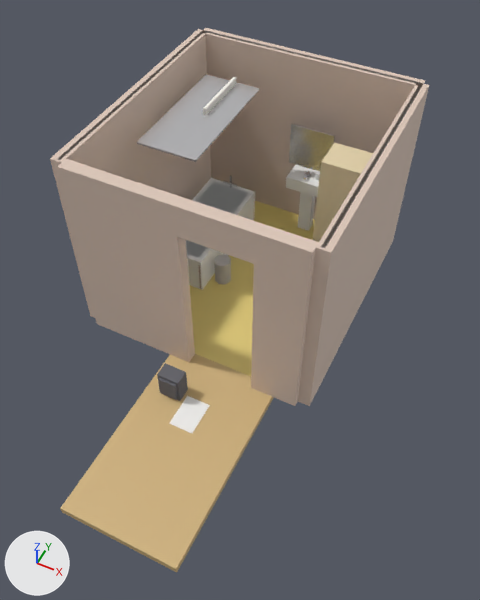
What one commit did to the Blender file blend/47333924.blend.
Both versions are drawn from a 50 mm camera at (2.73, -5.76, 6.65) aimed at (0.46, -1.21, 0.95). The lights are fixed; the arrows at lower left show +X, +Y and +Z. The first picture is the older version.

Objects in the first picture: 'Backpack_Body', 'Backpack_Front', 'Cabinet_Body', 'Cabinet_Top', 'Curtain_Rail', 'Floor', 'Hall_Floor', 'Mirror_Frame', 'Movie_Poster', 'Sink_Basin', 'Sink_Faucet_Base', 'Sink_Faucet_Spout', 'Soap_Dispenser', 'Tub_Body', 'Wall_Back', 'Wall_Front_L', 'Wall_Front_R', 'Wall_Front_Top', 'Wall_Left', 'Wall_Left_Upper', 'Wall_Right' and 6 more.
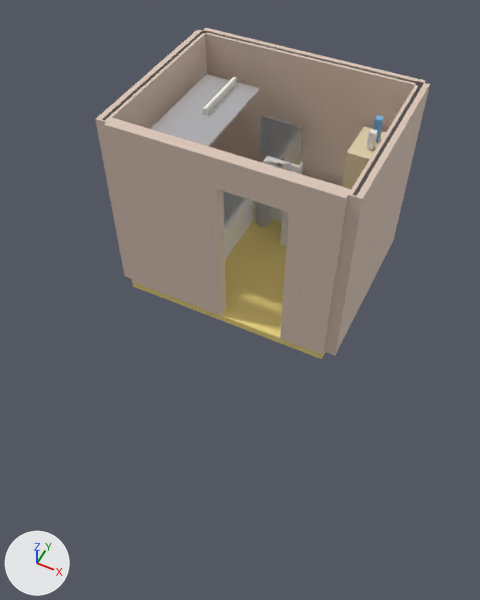
Where the change shows, as pixel boxes (x1, y1, x2, y2) in the pictures (480 x 600 px):
'Wall_Front_L', moved: before (57, 159, 195, 362); after (104, 118, 226, 316)
'Hall_Floor', deleted (brown): before (60, 354, 274, 572)
'Wall_Front_R', moved: before (251, 223, 319, 406); after (280, 173, 351, 355)
'Wall_Right', moved, rescaled (19% narrower, 15% shorter): before (298, 82, 429, 406); after (324, 82, 430, 356)
'Wall_Left', moved, rescaled (28% narrower, 14% shorter): before (50, 29, 211, 318); after (95, 29, 210, 278)
'Floor', moved, rescaled: before (189, 201, 315, 376); after (132, 202, 325, 359)
'Wall_Front_Top', moved: before (174, 197, 261, 264); after (216, 151, 297, 212)
'Mirror_Frame', moved: before (289, 123, 335, 171); after (260, 115, 304, 165)
'Cabinet_Body', moved, turned: before (313, 165, 359, 242); after (342, 155, 368, 189)
'Cabinet_Top', moved, turned: before (321, 143, 373, 176); after (347, 126, 386, 161)
'Sink_Basin', moved: before (286, 164, 320, 197); after (262, 156, 303, 174)
'Movie_Poster', deleted: before (169, 396, 210, 433)
'Backpack_Body', deleted: before (157, 363, 188, 401)
'Wall_Left_Upper', moved, rescaled: before (58, 31, 202, 160); after (103, 31, 203, 120)
'Backpack_Front', deleted: before (158, 378, 178, 400)
'Cleaner_Bottle_1', moved (not visible before): after (373, 115, 384, 142)
'Cleaner_Bottle_2', moved (not visible before): after (367, 129, 378, 149)
'Soap_Dispenser', moved: before (315, 171, 320, 181); after (285, 163, 291, 171)
'Sink_Faucet_Spout', moved: before (304, 171, 310, 180); after (276, 162, 281, 167)
'Sink_Faucet_Base', moved: before (305, 172, 312, 178); after (276, 164, 282, 168)

Patch to the scene script:
```diff
--- a/blend/47333924.blend.py
+++ b/blend/47333924.blend.py
@@ ob_floor @@
 ob_floor = bpy.data.objects.new('Floor', me_cube)
-ob_floor.location = (0.0, 0.0, -0.05)
-ob_floor.scale = (2.8, 3.0, 0.1)
+ob_floor.location = (0.0, 0.38, -0.05)
+ob_floor.scale = (2.8, 2.36, 0.1)
@@ ob_wall_left @@
 ob_wall_left = bpy.data.objects.new('Wall_Left', me_cube_003)
-ob_wall_left.location = (-1.48, 0.0, 1.25)
-ob_wall_left.scale = (0.15, 3.15, 2.5)
+ob_wall_left.location = (-1.48, 0.4, 1.25)
+ob_wall_left.scale = (0.15, 2.32, 2.5)
@@ ob_wall_right @@
 ob_wall_right = bpy.data.objects.new('Wall_Right', me_cube_004)
-ob_wall_right.location = (1.48, 0.0, 1.25)
-ob_wall_right.scale = (0.15, 3.15, 2.5)
+ob_wall_right.location = (1.48, 0.42, 1.25)
+ob_wall_right.scale = (0.15, 2.35, 2.5)
@@ ob_wall_front_l @@
 ob_wall_front_l = bpy.data.objects.new('Wall_Front_L', me_cube_005)
-ob_wall_front_l.location = (-0.71, -1.57, 1.25)
+ob_wall_front_l.location = (-0.71, -0.73, 1.25)
 ob_wall_front_l.scale = (1.38, 0.15, 2.5)
@@ ob_wall_front_r @@
 ob_wall_front_r = bpy.data.objects.new('Wall_Front_R', me_cube_006)
-ob_wall_front_r.location = (1.11, -1.57, 1.25)
+ob_wall_front_r.location = (1.11, -0.73, 1.25)
 ob_wall_front_r.scale = (0.575, 0.15, 2.5)
@@ ob_wall_front_top @@
 ob_wall_front_top = bpy.data.objects.new('Wall_Front_Top', me_cube_007)
-ob_wall_front_top.location = (0.4, -1.57, 2.3)
+ob_wall_front_top.location = (0.4, -0.73, 2.3)
 ob_wall_front_top.scale = (0.85, 0.15, 0.4)
@@ ob_wall_left_upper @@
 ob_wall_left_upper = bpy.data.objects.new('Wall_Left_Upper', me_cube_009)
-ob_wall_left_upper.location = (-1.46, 0.0, 1.85)
-ob_wall_left_upper.scale = (0.04, 3.1, 1.3)
+ob_wall_left_upper.location = (-1.46, 0.4, 1.85)
+ob_wall_left_upper.scale = (0.04, 2.29, 1.3)
@@ ob_hall_floor @@
-ob_hall_floor = bpy.data.objects.new('Hall_Floor', me_cube_011)
@@ ob_sink_basin @@
 ob_sink_basin = bpy.data.objects.new('Sink_Basin', me_cube_020)
-ob_sink_basin.location = (0.28, 1.28, 0.88)
+ob_sink_basin.location = (-0.16, 1.28, 0.88)
 ob_sink_basin.scale = (0.52, 0.4, 0.18)
@@ ob_sink_faucet_base @@
 ob_sink_faucet_base = bpy.data.objects.new('Sink_Faucet_Base', me_cube_022)
-ob_sink_faucet_base.location = (0.28, 1.23, 0.98)
+ob_sink_faucet_base.location = (-0.16, 1.23, 0.98)
 ob_sink_faucet_base.scale = (0.08, 0.04, 0.06)
@@ ob_sink_faucet_spout @@
 ob_sink_faucet_spout = bpy.data.objects.new('Sink_Faucet_Spout', me_cube_023)
-ob_sink_faucet_spout.location = (0.28, 1.18, 1.02)
+ob_sink_faucet_spout.location = (-0.16, 1.18, 1.02)
 ob_sink_faucet_spout.scale = (0.025, 0.16, 0.025)
@@ ob_soap_dispenser @@
 ob_soap_dispenser = bpy.data.objects.new('Soap_Dispenser', me_cube_024)
-ob_soap_dispenser.location = (0.42, 1.23, 0.98)
+ob_soap_dispenser.location = (-0.02, 1.23, 0.98)
 ob_soap_dispenser.scale = (0.06, 0.06, 0.18)
@@ ob_mirror_frame @@
 ob_mirror_frame = bpy.data.objects.new('Mirror_Frame', me_cube_026)
-ob_mirror_frame.location = (0.28, 1.25, 1.4)
+ob_mirror_frame.location = (-0.16, 1.25, 1.4)
 ob_mirror_frame.scale = (0.6, 0.03, 0.6)
@@ ob_cabinet_body @@
 ob_cabinet_body = bpy.data.objects.new('Cabinet_Body', me_cube_046)
-ob_cabinet_body.location = (1.0, 0.7, 0.9)
+ob_cabinet_body.location = (1.12, 1.1, 0.9)
+ob_cabinet_body.rotation_euler = (0.0, 0.0, 1.571)  # degrees (0, 0, 90)
 ob_cabinet_body.scale = (0.62, 0.44, 1.8)
@@ ob_cabinet_top @@
 ob_cabinet_top = bpy.data.objects.new('Cabinet_Top', me_cube_047)
-ob_cabinet_top.location = (1.0, 0.7, 1.82)
+ob_cabinet_top.location = (1.12, 1.1, 1.82)
+ob_cabinet_top.rotation_euler = (0.0, 0.0, 1.571)  # degrees (0, 0, 90)
 ob_cabinet_top.scale = (0.62, 0.44, 0.04)
@@ ob_cleaner_bottle_1 @@
 ob_cleaner_bottle_1 = bpy.data.objects.new('Cleaner_Bottle_1', me_cube_057)
-ob_cleaner_bottle_1.location = (0.64, -0.18, 0.22)
+ob_cleaner_bottle_1.location = (1.13, 1.17, 2.01)
 ob_cleaner_bottle_1.scale = (0.09, 0.09, 0.3)
@@ ob_cleaner_bottle_2 @@
 ob_cleaner_bottle_2 = bpy.data.objects.new('Cleaner_Bottle_2', me_cube_058)
-ob_cleaner_bottle_2.location = (0.64, -0.36, 0.18)
+ob_cleaner_bottle_2.location = (1.13, 0.99, 1.97)
 ob_cleaner_bottle_2.scale = (0.08, 0.08, 0.22)
@@ ob_movie_poster @@
-ob_movie_poster = bpy.data.objects.new('Movie_Poster', me_cube_059)
@@ ob_backpack_body @@
-ob_backpack_body = bpy.data.objects.new('Backpack_Body', me_cube_060)
@@ ob_backpack_front @@
-ob_backpack_front = bpy.data.objects.new('Backpack_Front', me_cube_061)
```
